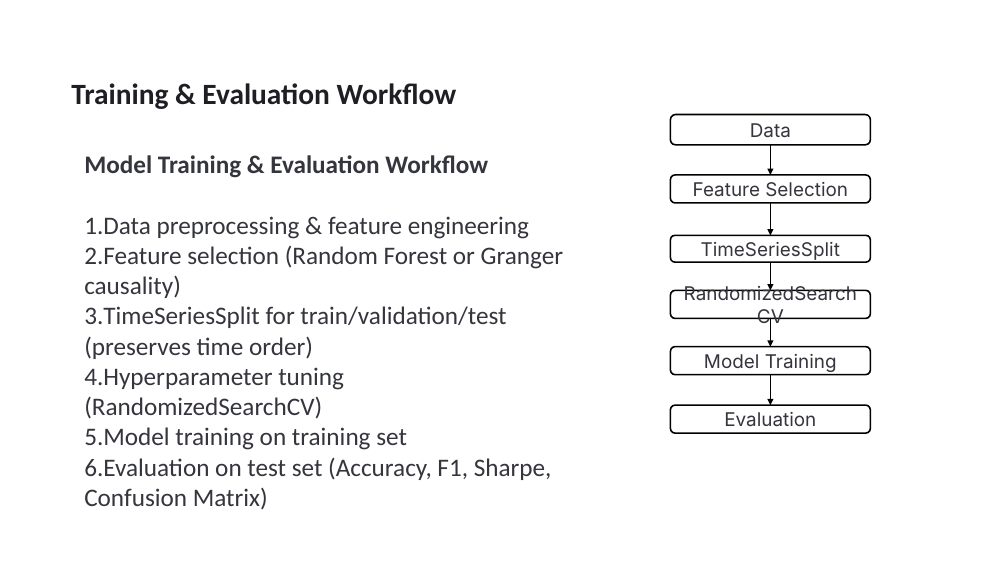
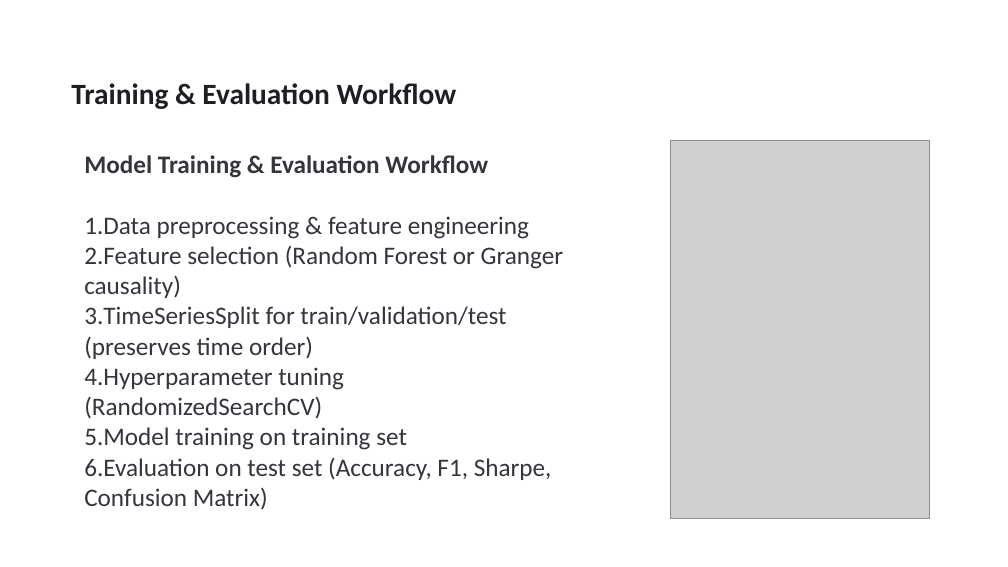
Before and after one commit to sjohny-uh/Causal_Inference_Project, a slide deck: slide 19 of Presentation/Causal_Inference_Presentation.pptx (slide 20 before the commit). Drawn at 1008x567 pixels with LibreOffice and Linux fonts; fonts in the diff are those of the drawing; grey boxes stand for pictures. Boxes give left, top, right and bottom in pixels: in the first picture for what was removed or moved away, otherwise in the second. Text is boxed around its words. In the diff, an @@ line names an element or a change of style, - is before the commit and + after.

Commit message:
modified presentation

```diff
--- a/Presentation/Causal_Inference_Presentation.pptx
+++ b/Presentation/Causal_Inference_Presentation.pptx
@@ rounded rectangle removed at <box>671,114,870,144</box> @@
-Data
@@ picture added at <box>670,141,930,519</box> @@
@@ arrow removed from (771, 145) to (771, 175) @@
@@ rounded rectangle removed at <box>671,175,870,203</box> @@
-Feature Selection
@@ arrow removed from (771, 203) to (771, 235) @@
@@ rounded rectangle removed at <box>671,235,870,262</box> @@
-TimeSeriesSplit
@@ arrow removed from (771, 262) to (771, 290) @@
@@ rounded rectangle removed at <box>671,290,870,318</box> @@
-RandomizedSearchCV
@@ arrow removed from (771, 318) to (771, 347) @@
@@ rounded rectangle removed at <box>671,347,870,375</box> @@
-Model Training
@@ arrow removed from (771, 375) to (771, 405) @@
@@ rounded rectangle removed at <box>671,405,870,433</box> @@
-Evaluation
```
Also in this commit, not shown: 3 other slides changed, 1 slide removed, 2 other files.
